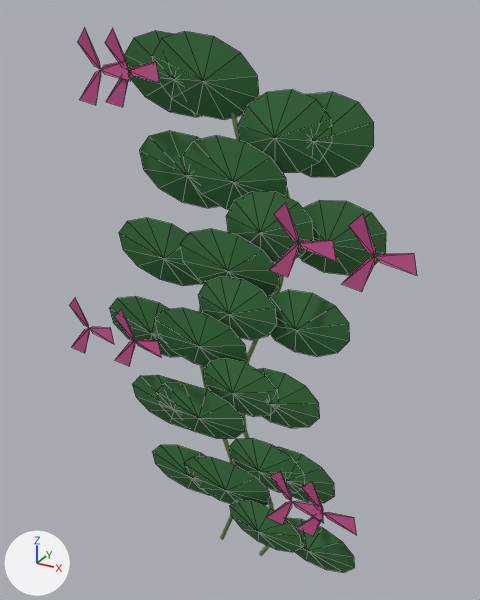
The glTF model public/plants/species/bougainvillea-spectabilis.glb as it was, and as the next commit left it.
Both versions are drawn from a camera (50 mm lens) standing at (0.444, -0.812, 0.891) and looking at (0.014, -0.03, 0.5). The axes (+X, +Y, +Z) are drawn at lower left. The lights are the same throughout. The picture after the commit comes second. Mesh edges are drawn as thin lines on the coarser meshes. Where no turn or scale is listed for an object, it has been applied to the vertices. Vertices at exactly the same position are counted once.

In view in the first picture: 'Climber species leaves', 'Climber species stems', 'Species flowers / bracts'.
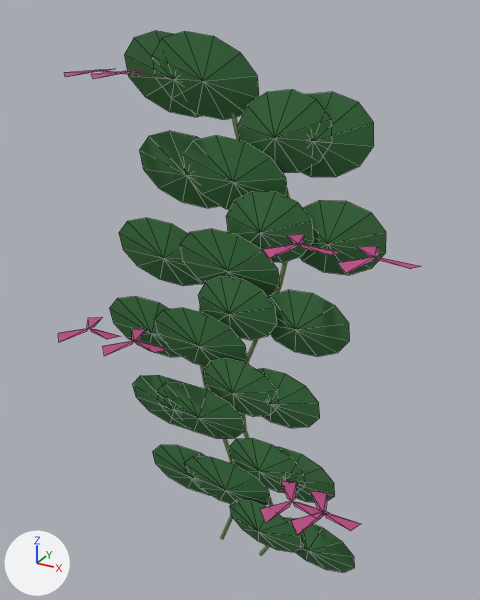
Where the change shows, as pixel boxes (x1, y1, x2, y2) in the pictures (480 x 600 px; the box of a moved part takes in the faces that stretch with it):
'Species flowers / bracts', reshaped (8% shorter)
    before: (70, 27, 417, 536)
    after: (58, 69, 421, 535)
part 1 of me_mesh_2, moved or reshaped
    before: (267, 471, 324, 525)
    after: (260, 481, 328, 523)
part 2 of me_mesh_2, moved or reshaped
    before: (70, 298, 114, 353)
    after: (58, 317, 120, 343)
part 3 of me_mesh_2, moved or reshaped
    before: (270, 203, 336, 277)
    after: (262, 234, 342, 259)
part 4 of me_mesh_2, moved or reshaped
    before: (78, 27, 130, 105)
    after: (64, 69, 131, 77)
part 5 of me_mesh_2, moved or reshaped
    before: (296, 482, 357, 536)
    after: (291, 491, 361, 535)
part 6 of me_mesh_2, moved or reshaped
    before: (114, 309, 161, 366)
    after: (103, 329, 167, 356)
part 7 of me_mesh_2, moved or reshaped
    before: (342, 214, 417, 292)
    after: (338, 246, 421, 273)
part 8 of me_mesh_2, moved or reshaped
    before: (105, 28, 160, 107)
    after: (92, 70, 163, 79)

Patch to the scene script:
```diff
--- a/public/plants/species/bougainvillea-spectabilis.glb.py
+++ b/public/plants/species/bougainvillea-spectabilis.glb.py
@@ me_mesh_2 @@
 # used by ob_species_flowers___bracts; location = (0.0, 0.0, 0.0)
-me_mesh_2.from_pydata(...)  # 104 vertices, 72 faces; spans x -0.261..0.278, y -0.103..-0.073, z 0.183..0.867
+me_mesh_2.from_pydata(...)  # 104 vertices, 72 faces; spans x -0.261..0.278, y -0.149..-0.026, z 0.223..0.815
+# me_mesh_2 part 1: the loose piece of 13 vertices spanning x 0.1..0.191, y -0.103..-0.096, z 0.183..0.282 is turned 90 degrees about the x axis through its middle, then moved by (0.0, 0.0, -0.006)
+# me_mesh_2 part 2: the loose piece of 13 vertices spanning x -0.261..-0.171, y -0.1..-0.093, z 0.378..0.477 is turned 90 degrees about the x axis through its middle, then moved by (0.0, 0.0, -0.006)
+# me_mesh_2 part 3: the loose piece of 13 vertices spanning x 0.089..0.179, y -0.086..-0.08, z 0.573..0.672 is turned 90 degrees about the x axis through its middle, then moved by (0.0, 0.0, -0.006)
+# me_mesh_2 part 4: the loose piece of 13 vertices spanning x -0.213..-0.122, y -0.08..-0.073, z 0.768..0.867 is turned 90 degrees about the x axis through its middle, then moved by (0.0, 0.0, -0.006)
+# me_mesh_2 part 5: the loose piece of 13 vertices spanning x 0.149..0.24, y -0.103..-0.096, z 0.183..0.282 is turned 90 degrees about the x axis through its middle, then moved by (0.0, 0.0, -0.006)
+# me_mesh_2 part 6: the loose piece of 13 vertices spanning x -0.172..-0.081, y -0.1..-0.093, z 0.378..0.477 is turned 90 degrees about the x axis through its middle, then moved by (0.0, 0.0, -0.006)
+# me_mesh_2 part 7: the loose piece of 13 vertices spanning x 0.188..0.278, y -0.086..-0.08, z 0.573..0.672 is turned 90 degrees about the x axis through its middle, then moved by (0.0, 0.0, -0.006)
+# me_mesh_2 part 8: the loose piece of 13 vertices spanning x -0.166..-0.075, y -0.08..-0.073, z 0.768..0.867 is turned 90 degrees about the x axis through its middle, then moved by (0.0, 0.0, -0.006)
 me_mesh_2.materials.append(mat_material_2)
```
